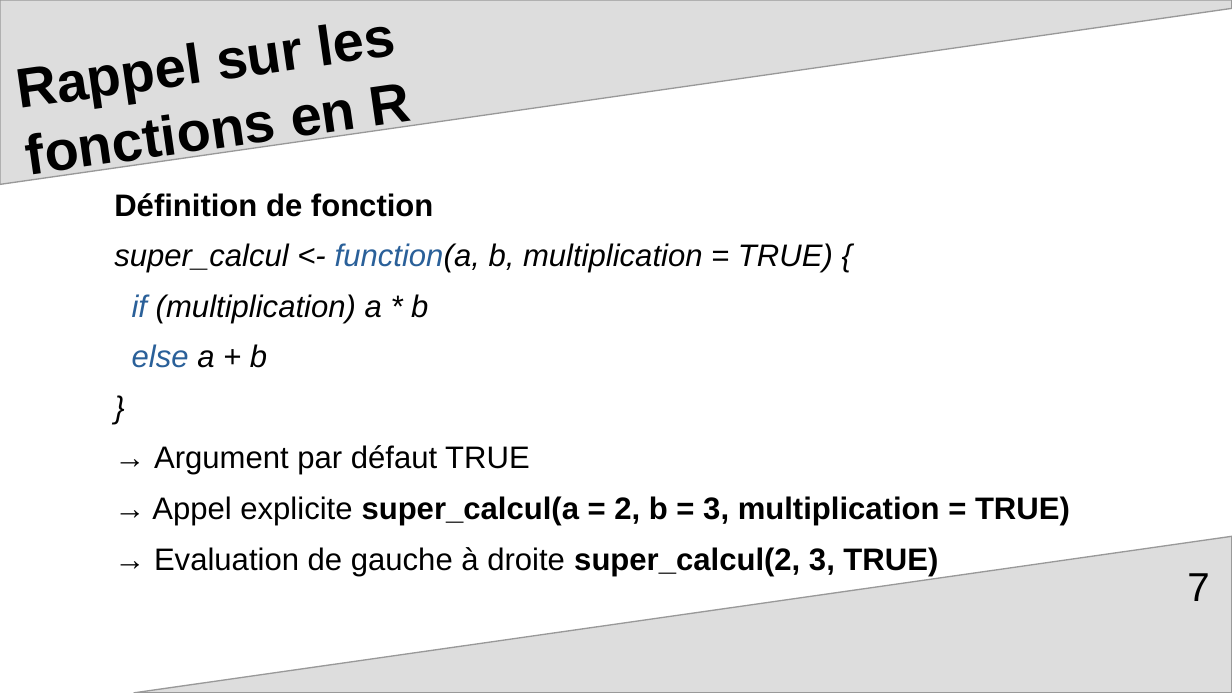
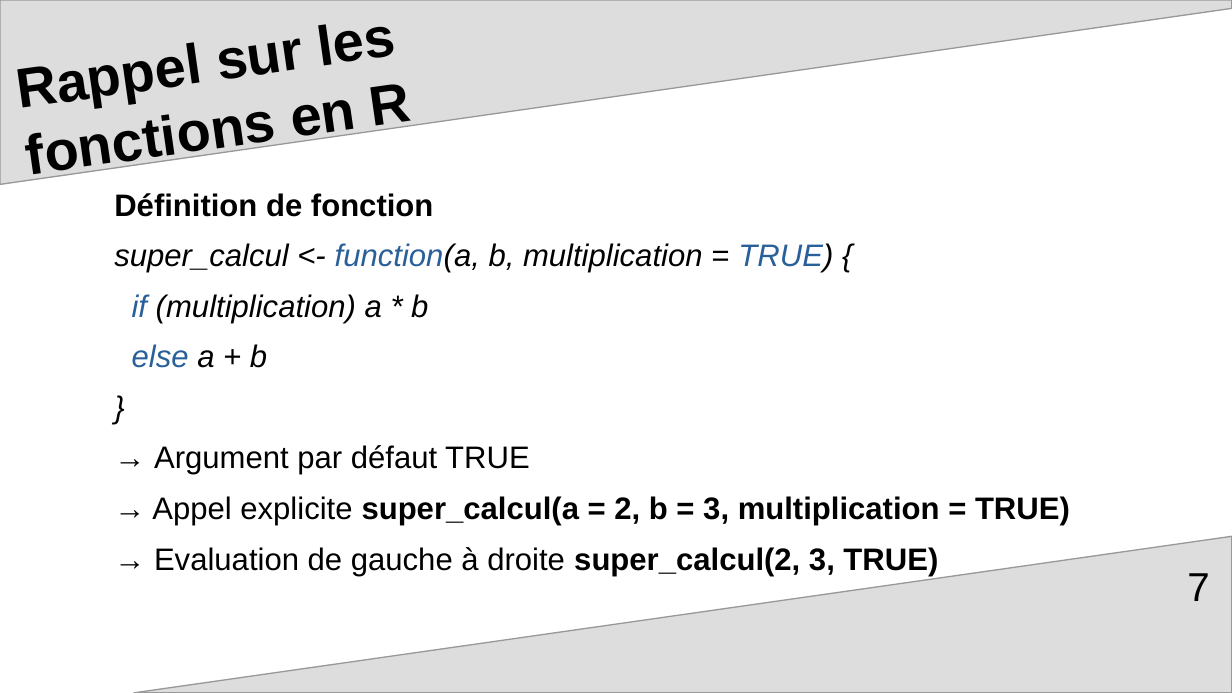
Before and after one commit to arnaud-feldmann/formation_r_drieets_prog_fonctionnelle, a slide deck: slide 7 of presentation.odp. Drawn at 1232x693 pixels with LibreOffice and Linux fonts; fonts in the diff are those of the drawing. Boxes give left, top, right and bottom in pixels: in the first picture for what was removed or moved away, otherwise in the second. Text is boxed around its words. In the diff, an @@ line names an element or a change of style, - is before the commit and + after.

Commit message:
ajout fonctions ordre supérieur 1

```diff
--- a/presentation.odp
+++ b/presentation.odp
@@ text at (114,243,833,273): text colour #000000 to #2A6099 in "TRUE)" @@
```
Also in this commit, not shown: 3 other slides changed, 9 slides added, 2 slides removed, 1 other file.
